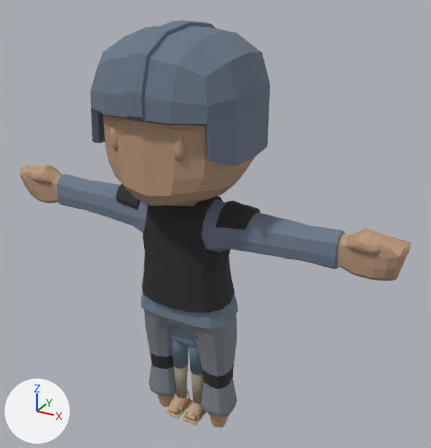
One commit to the glTF model Taierzhuang1938/Model/Model_NraSoldier.glb: the scene before it, then after it.
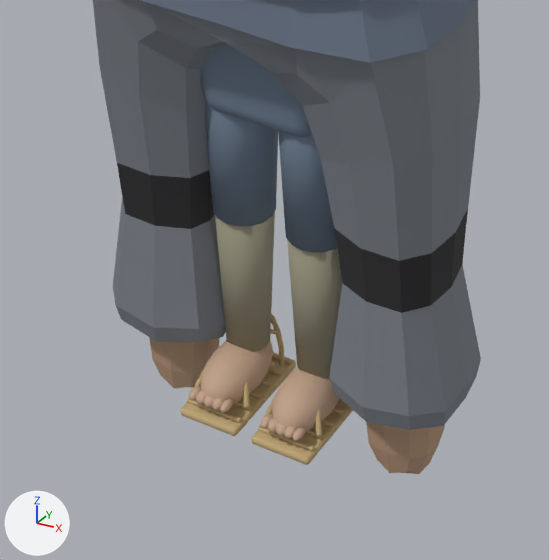
There are two pictures of each version: one whole from a 50 mm camera at (2.17, -3.49, 3.61) aimed at (0.16, 0.17, 1.79), one close up on the part from 28% to 59% of the width and 70% to 100% of the height. Arrows for +X, +Y and +Z are at lower left; the lights stay in place. The older version's two pictures come first. Vertices at exactly the same position are counted once.

Objects in the first close-up: 'Body', 'Segment_footL', 'Segment_footR', 'Segment_hips', 'Segment_shinL', 'Segment_shinR', 'Segment_thighL', 'Segment_thighR'.
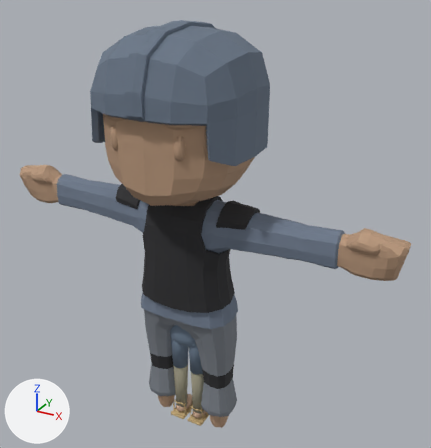
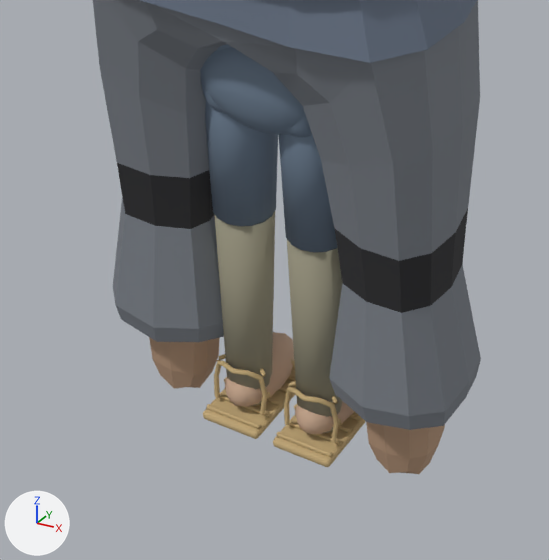
Changed parts and their boxes (x1, y1, x2, y2) in the close-ups (549 x 560 px):
'Segment_shinL', reshaped (39% taller): before (215, 212, 275, 351); after (214, 212, 275, 406)
'Segment_footL', moved, turned: before (181, 314, 296, 436); after (203, 332, 296, 439)
'Segment_shinR', reshaped (39% taller): before (287, 240, 342, 379); after (287, 240, 343, 433)
'Segment_footR', moved, turned: before (252, 367, 353, 465); after (273, 381, 366, 467)
'Segment_hips', turned: before (201, 44, 312, 137); after (200, 44, 312, 137)

The edits, one by one:
me_segment_hips_refinedmesh_001 is used by ob_segment_hips; location (0.0, 0.0, 0.863).
me_segment_hips_refinedmesh_001 had 418 vertices, 828 faces and spanned x -0.158..0.158, y -0.098..0.122, z -0.093..0.164.
me_segment_hips_refinedmesh_001 now has 418 vertices, 828 faces and spans x -0.158..0.158, y -0.122..0.098, z -0.093..0.164.
me_segment_hips_refinedmesh_001 part 1: the whole mesh is turned 180 degrees about the z axis through the mesh origin.
me_segment_shinl_refinedmesh is used by ob_segment_shinl; location (-0.083, 0.0, 0.473).
me_segment_shinl_refinedmesh had 128 vertices, 240 faces and spanned x -0.068..0.064, y -0.061..0.061, z -0.283..0.107.
me_segment_shinl_refinedmesh now has 128 vertices, 240 faces and spans x -0.068..0.064, y -0.061..0.061, z -0.423..0.107.
me_segment_shinl_refinedmesh part 3: the loose piece of 32 vertices spanning x -0.068..0.064, y -0.061..0.061, z -0.283..0.107 is scaled about its middle by (-1, -1, 1.36), then moved by (0.0, 0.0, -0.07).
Other edits to the shape of me_segment_shinl_refinedmesh do not show in these pictures.
me_segment_shinr_refinedmesh is used by ob_segment_shinr; location (0.083, 0.0, 0.473).
me_segment_shinr_refinedmesh had 128 vertices, 240 faces and spanned x -0.064..0.068, y -0.061..0.061, z -0.283..0.107.
me_segment_shinr_refinedmesh now has 128 vertices, 240 faces and spans x -0.064..0.068, y -0.061..0.061, z -0.423..0.107.
me_segment_shinr_refinedmesh part 2: the loose piece of 32 vertices spanning x -0.064..0.068, y -0.061..0.061, z -0.283..0.107 is scaled about its middle by (-1, -1, 1.36), then moved by (0.0, 0.0, -0.07).
Other edits to the shape of me_segment_shinr_refinedmesh do not show in these pictures.
me_segment_footl_refinedmesh is used by ob_segment_footl; location (-0.083, 0.0, 0.091).
me_segment_footl_refinedmesh had 1188 vertices, 2260 faces and spanned x -0.07..0.065, y -0.162..0.083, z -0.011..0.133.
me_segment_footl_refinedmesh now has 1188 vertices, 2260 faces and spans x -0.07..0.066, y -0.083..0.162, z -0.081..0.063.
me_segment_footl_refinedmesh part 5: the whole mesh is turned 180 degrees about the z axis through its middle, then moved by (0.0, 0.08, -0.07).
me_segment_footr_refinedmesh is used by ob_segment_footr; location (0.083, 0.0, 0.091).
me_segment_footr_refinedmesh had 1188 vertices, 2260 faces and spanned x -0.065..0.07, y -0.162..0.083, z -0.011..0.133.
me_segment_footr_refinedmesh now has 1188 vertices, 2260 faces and spans x -0.066..0.07, y -0.083..0.162, z -0.081..0.063.
me_segment_footr_refinedmesh part 4: the whole mesh is turned 180 degrees about the z axis through its middle, then moved by (0.0, 0.08, -0.07).
